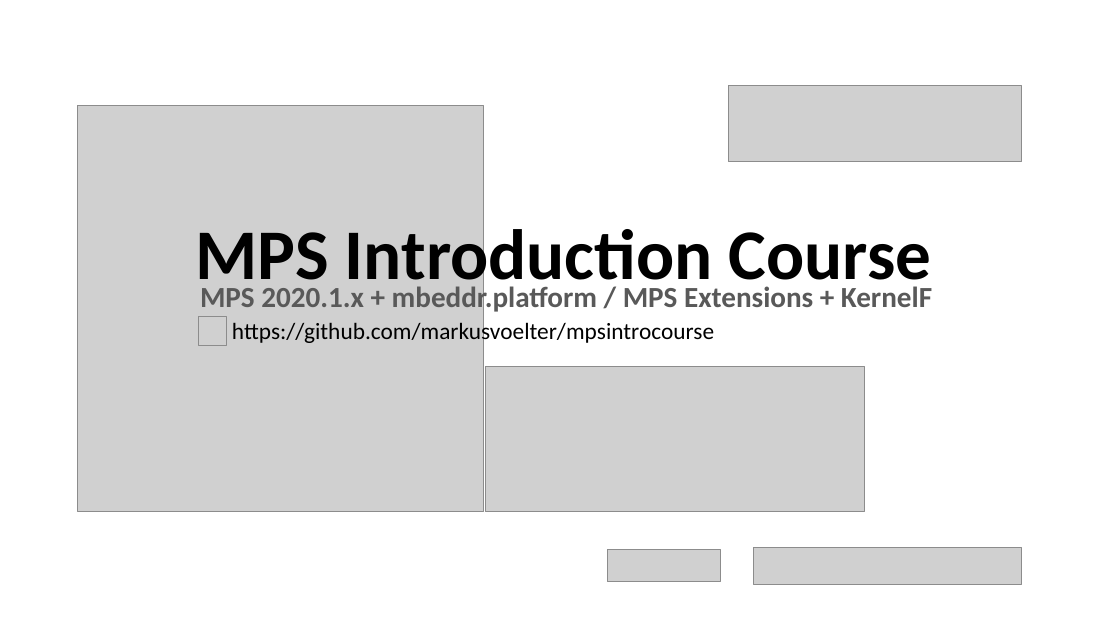
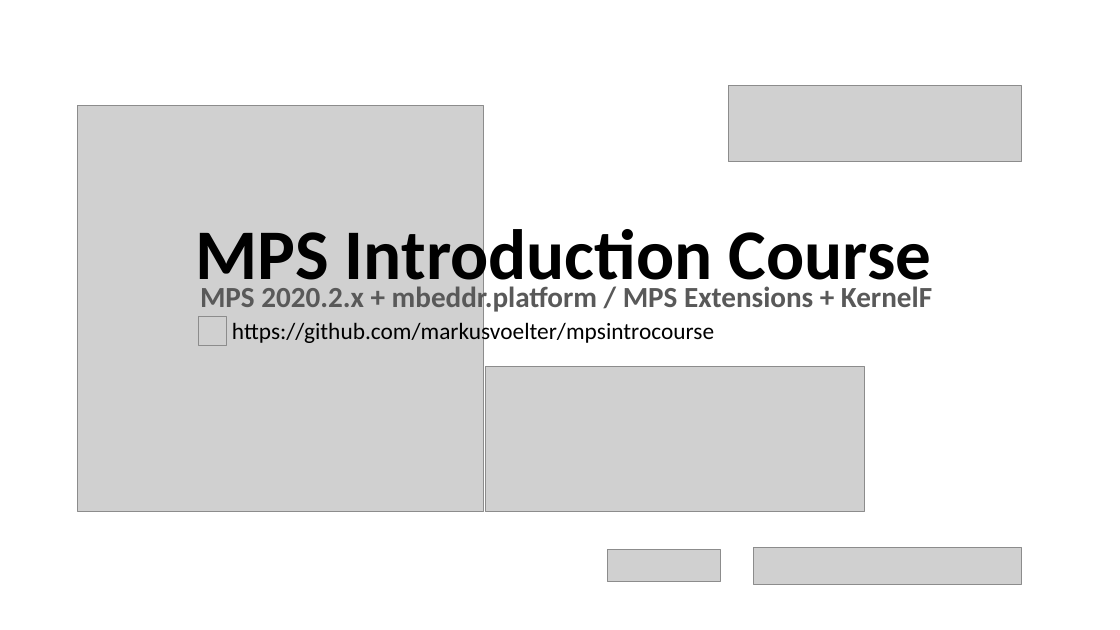
Before and after one commit to markusvoelter/mpsintrocourse, a slide deck: slide 1 of stuff/MPS Introduction Course.pptx. Drawn at 1120x630 pixels with LibreOffice and Linux fonts; fonts in the diff are those of the drawing; grey boxes stand for pictures. Boxes give left, top, right and bottom in pixels: in the first picture for what was removed or moved away, otherwise in the second. Text is boxed around its words. In the diff, an @@ line names an element or a change of style, - is before the commit and + after.

```diff
--- a/stuff/MPS Introduction Course.pptx
+++ b/stuff/MPS Introduction Course.pptx
@@ subtitle at (200,283,932,315): text changed @@
-MPS 2020.1.x + mbeddr.platform / MPS Extensions + KernelF
+MPS 2020.2.x + mbeddr.platform / MPS Extensions + KernelF
```
Also in this commit, not shown: 1 other file.
